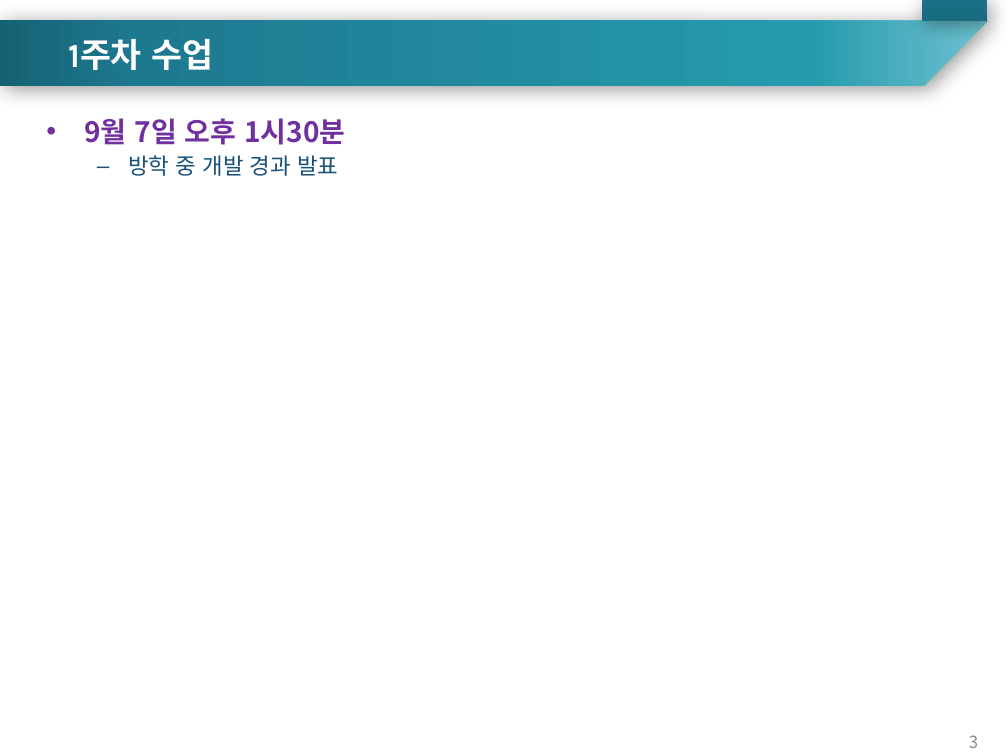
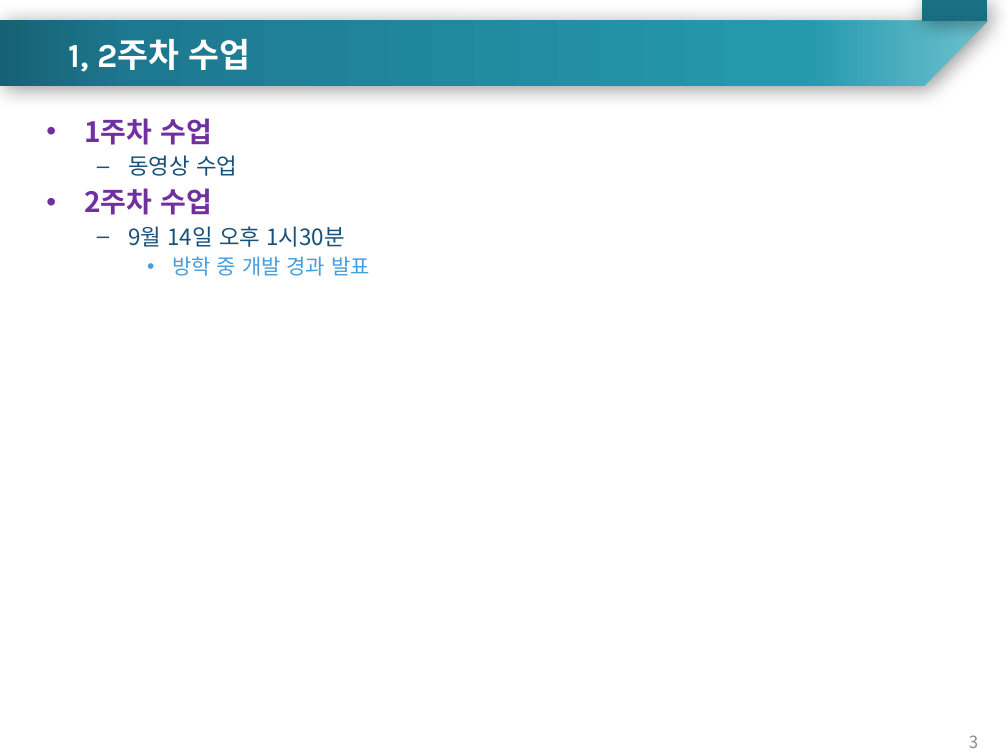
Before and after one commit to ai7dnn/2021-Graduation-Project, a slide deck: slide 3 of 2021 01주 졸업작품 강의소개.pptx. Drawn at 1008x756 pixels with LibreOffice and Linux fonts; fonts in the diff are those of the drawing. Boxes give left, top, right and bottom in pixels: in the first picture for what was removed or moved away, otherwise in the second. Text is boxed around its words. In the diff, an @@ line names an element or a change of style, - is before the commit and + after.

```diff
--- a/2021 01주 졸업작품 강의소개.pptx
+++ b/2021 01주 졸업작품 강의소개.pptx
@@ text at (x1=68, y1=39, x2=251, y2=72): text changed @@
-1주차 수업
+1, 2주차 수업
@@ text at (x1=84, y1=118, x2=345, y2=247): text changed; size 20 to 16 pt; text colour #7030A0 to #175079; bold off @@
-• 9월 7일 오후 1시30분
+• 1주차 수업
+  – 동영상 수업
+• 2주차 수업
+  – 9월 14일 오후 1시30분
@@ text at (x1=172, y1=256, x2=370, y2=276): size 16 to 15 pt, text colour #175079 to #469DDC in "방학 중 개발 경과 발표"; bullet – to •; list level 2 to 3 in "방학 중 개발 경과 발표" @@
```
